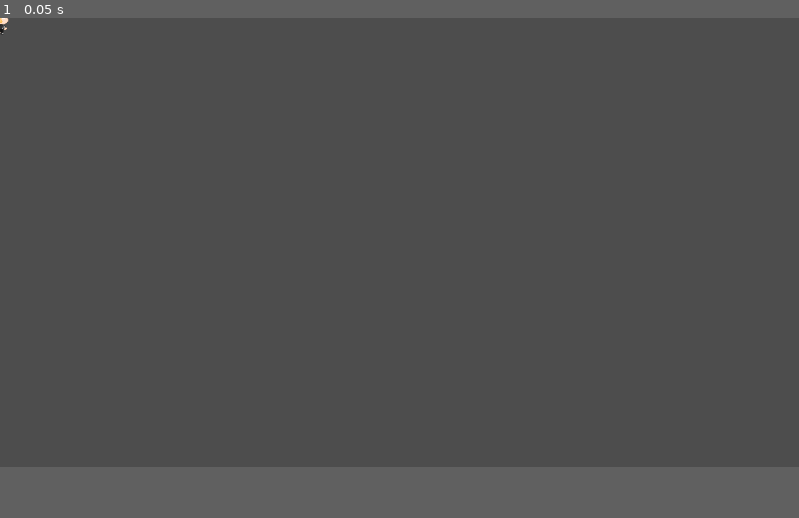
Above: before the commit, frame 1.
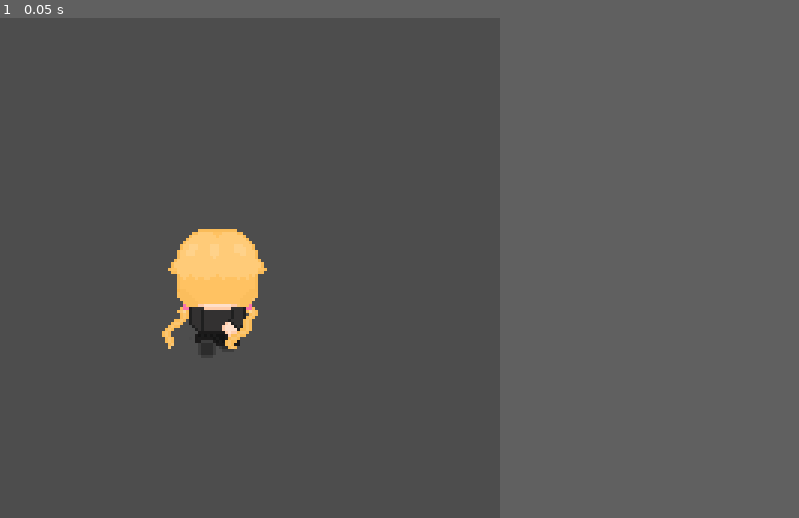
Above: after the commit, the same moment.

Repository: tiaL-ops/quietOrcaught
Game: Godot game, scene res://main.tscn
The game is run twice, just before and just after one commit, with the same random seed, the same clock (stepped at 60 frames per second) and the same inputs.
Inputs:
- Up to frame 1 (0.05 s): no input
In our replay, the window is 799x449 before the commit and 500x500 after it. These sizes can differ from the game's own. Grey fills any space a smaller window leaves; there, only what the larger window draws over its background counts as a difference.

The runs differ from the first frame. In frame 1, 2.2% of the frame differs, in the area x 0-34%, y 0-68%.

Commit message:
Changed sprite2D to AnimatedPlayer

Diff:
--- a/main.gd
+++ /dev/null
@@ -1,39 +0,0 @@
-extends CharacterBody2D
-
-var speed = 200
-var direction = Vector2.ZERO
-
-
-func _ready() -> void:
-
-	position = Vector2(512, 384)
-
-# Called every frame
-func _process(delta: float) -> void:
-	# Reset movement direction to zero
-	direction = Vector2.ZERO
-
-	# Handle input and update direction and animations
-	if Input.is_action_pressed("ui_right"):
-		direction.x += 1
-		if not $AnimationPlayer.is_playing() or $AnimationPlayer.current_animation != "walk_right":
-			$AnimationPlayer.play("walk_right")
-	elif Input.is_action_pressed("ui_left"):
-		direction.x -= 1
-		if not $AnimationPlayer.is_playing() or $AnimationPlayer.current_animation != "left_walk":
-			$AnimationPlayer.play("left_walk")
-	elif Input.is_action_pressed("ui_down"):
-		direction.y += 1
-		if not $AnimationPlayer.is_playing() or $AnimationPlayer.current_animation != "backward":
-			$AnimationPlayer.play("backward")
-	elif Input.is_action_pressed("ui_up"):
-		direction.y -= 1
-		if not $AnimationPlayer.is_playing() or $AnimationPlayer.current_animation != "forward":
-			$AnimationPlayer.play("forward")
-	else:
-		# If no input, play idle animation
-		if not $AnimationPlayer.is_playing() or $AnimationPlayer.current_animation != "idle":
-			$AnimationPlayer.play("idle")
-
-	# Move the player according to the direction
-	position += direction.normalized() * speed * delta
--- a/main.tscn
+++ b/main.tscn
@@ -16,6 +16,18 @@
 "update": 1,
 "values": [4]
 }
+tracks/1/type = "value"
+tracks/1/imported = false
+tracks/1/enabled = true
+tracks/1/path = NodePath("Sprite2D:frame")
+tracks/1/interp = 1
+tracks/1/loop_wrap = true
+tracks/1/keys = {
+"times": PackedFloat32Array(0),
+"transitions": PackedFloat32Array(1),
+"update": 1,
+"values": [16]
+}
 
 [sub_resource type="Animation" id="Animation_qqpel"]
 resource_name = "backward"
@@ -24,11 +36,11 @@
 tracks/0/type = "value"
 tracks/0/imported = false
 tracks/0/enabled = true
-tracks/0/path = NodePath(".:frame")
+tracks/0/path = NodePath("Sprite2D:frame")
 tracks/0/interp = 1
 tracks/0/loop_wrap = true
 tracks/0/keys = {
-"times": PackedFloat32Array(0, 0.1, 0.2, 0.3),
+"times": PackedFloat32Array(0, 0.9, 1.83333, 2.8),
 "transitions": PackedFloat32Array(1, 1, 1, 1),
 "update": 1,
 "values": [16, 17, 18, 19]
@@ -91,14 +103,27 @@
 "walk_right": SubResource("Animation_udf8e")
 }
 
-[node name="Node2D" type="Sprite2D"]
+[sub_resource type="RectangleShape2D" id="RectangleShape2D_ck05p"]
+size = Vector2(143.167, 32.6667)
+
+[node name="Player" type="CharacterBody2D"]
 texture_filter = 1
-texture = ExtResource("1_y3jwb")
-hframes = 4
-vframes = 5
-frame = 4
+position = Vector2(294, 169)
+scale = Vector2(3, 3)
+collision_layer = 2
 
 [node name="AnimationPlayer" type="AnimationPlayer" parent="."]
 libraries = {
 "": SubResource("AnimationLibrary_t2ryu")
 }
+
+[node name="CollisionShape2D" type="CollisionShape2D" parent="."]
+position = Vector2(-22.3333, 76.6667)
+shape = SubResource("RectangleShape2D_ck05p")
+
+[node name="Sprite2D" type="Sprite2D" parent="."]
+position = Vector2(-25, 32)
+texture = ExtResource("1_y3jwb")
+hframes = 4
+vframes = 5
+frame = 16
--- a/project.godot
+++ b/project.godot
@@ -14,3 +14,31 @@
 run/main_scene="res://main.tscn"
 config/features=PackedStringArray("4.3", "Forward Plus")
 config/icon="res://icon.svg"
+
+[display]
+
+window/size/viewport_width=500
+window/size/viewport_height=500
+window/stretch/mode="canvas_items"
+
+[input]
+
+ui_accept={
+"deadzone": 0.5,
+"events": [Object(InputEventKey,"resource_local_to_scene":false,"resource_name":"","device":0,"window_id":0,"alt_pressed":false,"shift_pressed":false,"ctrl_pressed":false,"meta_pressed":false,"pressed":false,"keycode":4194309,"physical_keycode":0,"key_label":0,"unicode":0,"location":0,"echo":false,"script":null)
+, Object(InputEventKey,"resource_local_to_scene":false,"resource_name":"","device":0,"window_id":0,"alt_pressed":false,"shift_pressed":false,"ctrl_pressed":false,"meta_pressed":false,"pressed":false,"keycode":4194310,"physical_keycode":0,"key_label":0,"unicode":0,"location":0,"echo":false,"script":null)
+, Object(InputEventKey,"resource_local_to_scene":false,"resource_name":"","device":0,"window_id":0,"alt_pressed":false,"shift_pressed":false,"ctrl_pressed":false,"meta_pressed":false,"pressed":false,"keycode":32,"physical_keycode":0,"key_label":0,"unicode":32,"location":0,"echo":false,"script":null)
+, null, null]
+}
+ui_right={
+"deadzone": 0.5,
+"events": [Object(InputEventKey,"resource_local_to_scene":false,"resource_name":"","device":0,"window_id":0,"alt_pressed":false,"shift_pressed":false,"ctrl_pressed":false,"meta_pressed":false,"pressed":false,"keycode":4194321,"physical_keycode":0,"key_label":0,"unicode":0,"location":0,"echo":false,"script":null)
+, Object(InputEventJoypadButton,"resource_local_to_scene":false,"resource_name":"","device":0,"button_index":14,"pressure":0.0,"pressed":false,"script":null)
+, Object(InputEventJoypadMotion,"resource_local_to_scene":false,"resource_name":"","device":0,"axis":0,"axis_value":1.0,"script":null)
+, Object(InputEventKey,"resource_local_to_scene":false,"resource_name":"","device":0,"window_id":0,"alt_pressed":false,"shift_pressed":false,"ctrl_pressed":false,"meta_pressed":false,"pressed":false,"keycode":0,"physical_keycode":4194321,"key_label":0,"unicode":0,"location":0,"echo":false,"script":null)
+, null]
+}
+right={
+"deadzone": 0.56,
+"events": []
+}
Not shown: 1 places in main.tscn that only renumber resources
Not shown, changed: README.md
